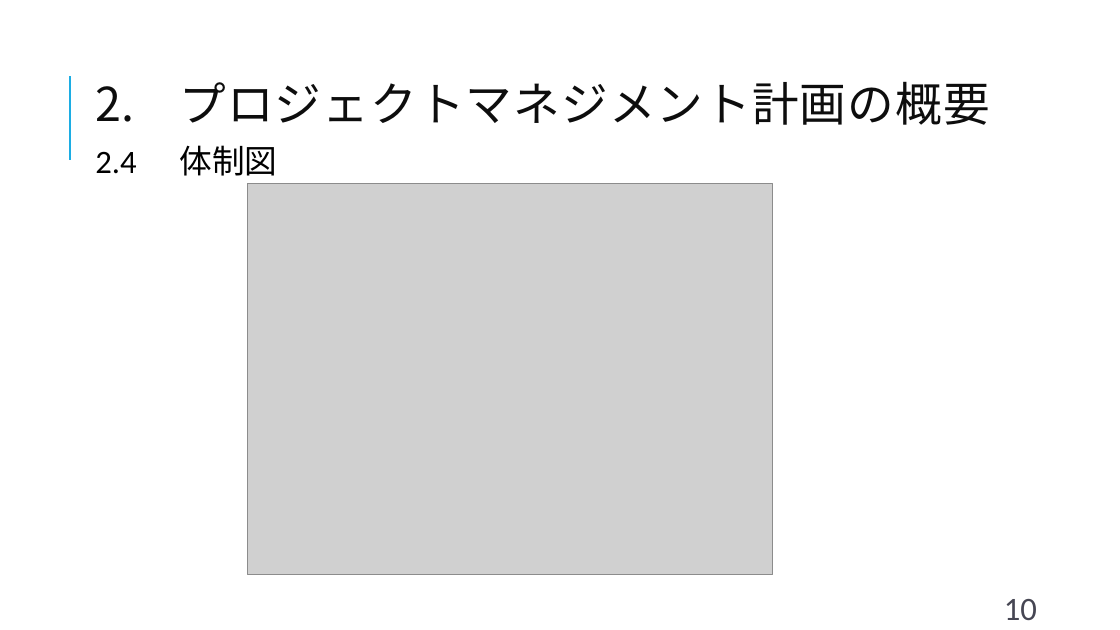
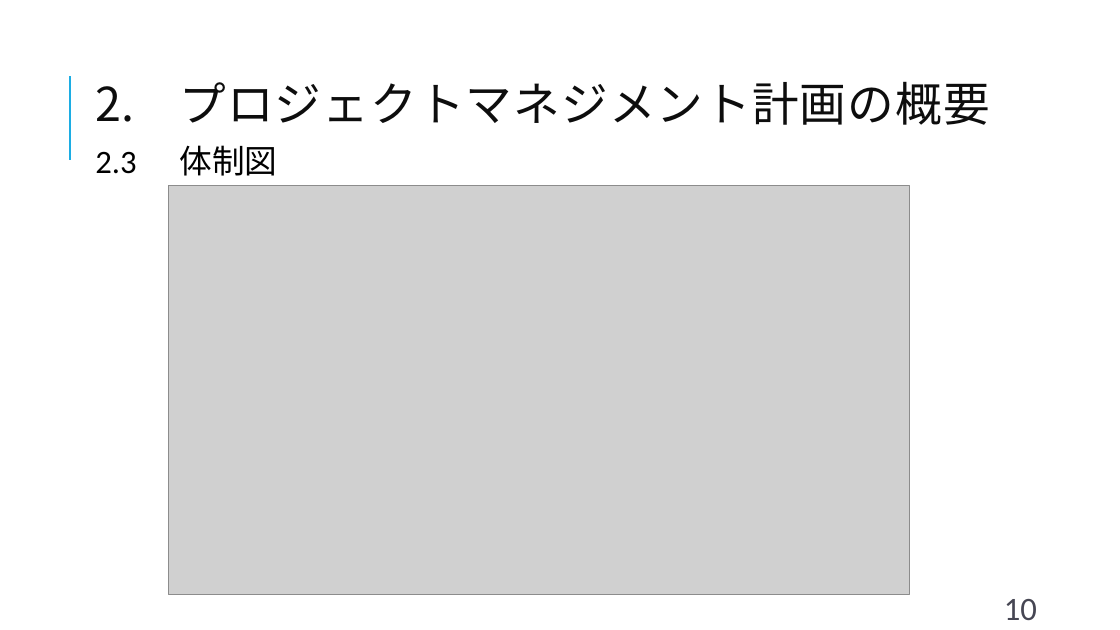
Before and after one commit to shimoda-a/pmpractice, a slide deck: slide 10 of yabuki-a/PM演習矢吹a/PM演習_中間報告_矢吹研A班.pptx. Drawn at 1120x630 pixels with LibreOffice and Linux fonts; fonts in the diff are those of the drawing; grey boxes stand for pictures. Boxes give left, top, right and bottom in pixels: in the first picture for what was removed or moved away, otherwise in the second. Text is boxed around its words. In the diff, an @@ line names an element or a change of style, - is before the commit and + after.

```diff
--- a/yabuki-a/PM演習矢吹a/PM演習_中間報告_矢吹研A班.pptx
+++ b/yabuki-a/PM演習矢吹a/PM演習_中間報告_矢吹研A班.pptx
@@ text at <box>95,145,277,176</box>: text changed @@
-2.4 体制図
+2.3 体制図
@@ picture: place and size @@
-picture at <box>247,183,773,575</box>
+picture at <box>169,185,910,594</box>
```
Also in this commit, not shown: 9 other slides changed, 3 slides added, 5 slides removed, 1 other file.
